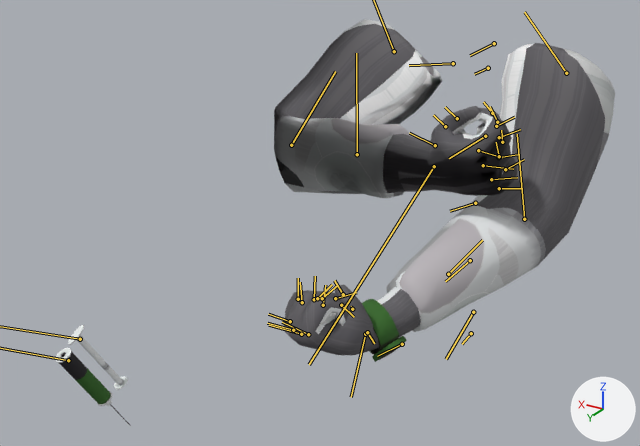
An edit to the FBX model Assets/BisonAlphaProduction/Animations/Arms_Injected.FBX, drawn before and after from the same camera.
Both versions are drawn from a 50 mm camera at (-0.643, 1.686, 2.22) aimed at (0.168, 0.336, 1.545). The axes (+X, +Y, +Z) are drawn at lower right. The lights are the same throughout. Both versions are drawn at frame 221 of the action 'Take 001'; the numbers are the values there. The bones that bend it are drawn over the model as lines.

The first picture shows 'Arms_Mesh', 'Seringe_Mesh'.
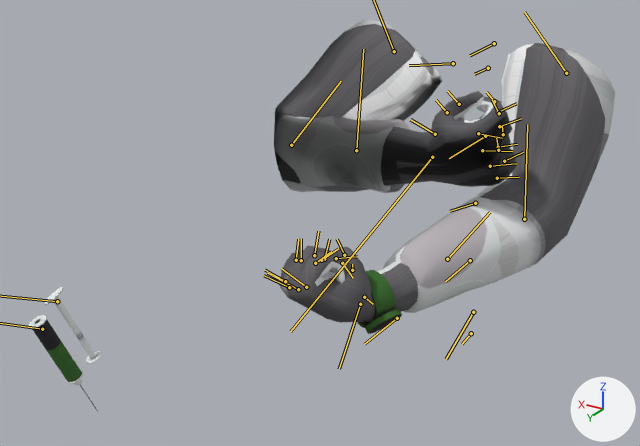
What the commit changed:
Bone 'Base HumanLForearm1' (bone_base_humanlforearm1) turns from (-4, -13, 33) to (-3, -13, 44) degrees about its own x, y and z.
Bone 'Base HumanRForearm1' (bone_base_humanrforearm1) turns from (22, 41, 116) to (14, 39, 117) degrees about its own x, y and z.

What differs and where, as boxes (x1, y1, x2, y2) in the pictures (640 x 446 px):
'Arms_Mesh', posed (8% shorter)
    before: (274, 19, 615, 362)
    after: (274, 19, 615, 334)
'Seringe_Mesh', posed (24% taller)
    before: (55, 325, 131, 426)
    after: (29, 287, 101, 412)
bone 'Base HumanLForearm1', root to tip
    before: (524, 219) to (517, 134)
    after: (524, 219) to (527, 124)
bone 'Base HumanRForearm1', root to tip
    before: (291, 145) to (335, 71)
    after: (291, 145) to (341, 81)
